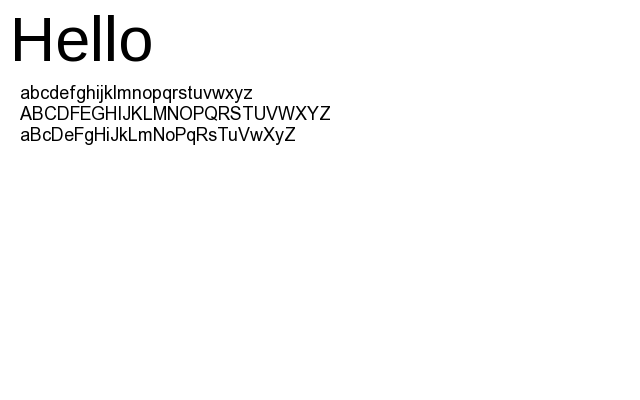
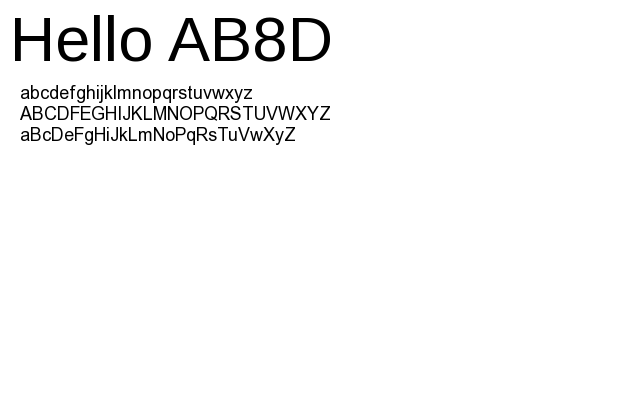
The second (640, 400) image is a revision of the first. Changes to its layers:
renamed "Hello" to "Hello AB8D", painted on it over [168, 17, 330, 62]
